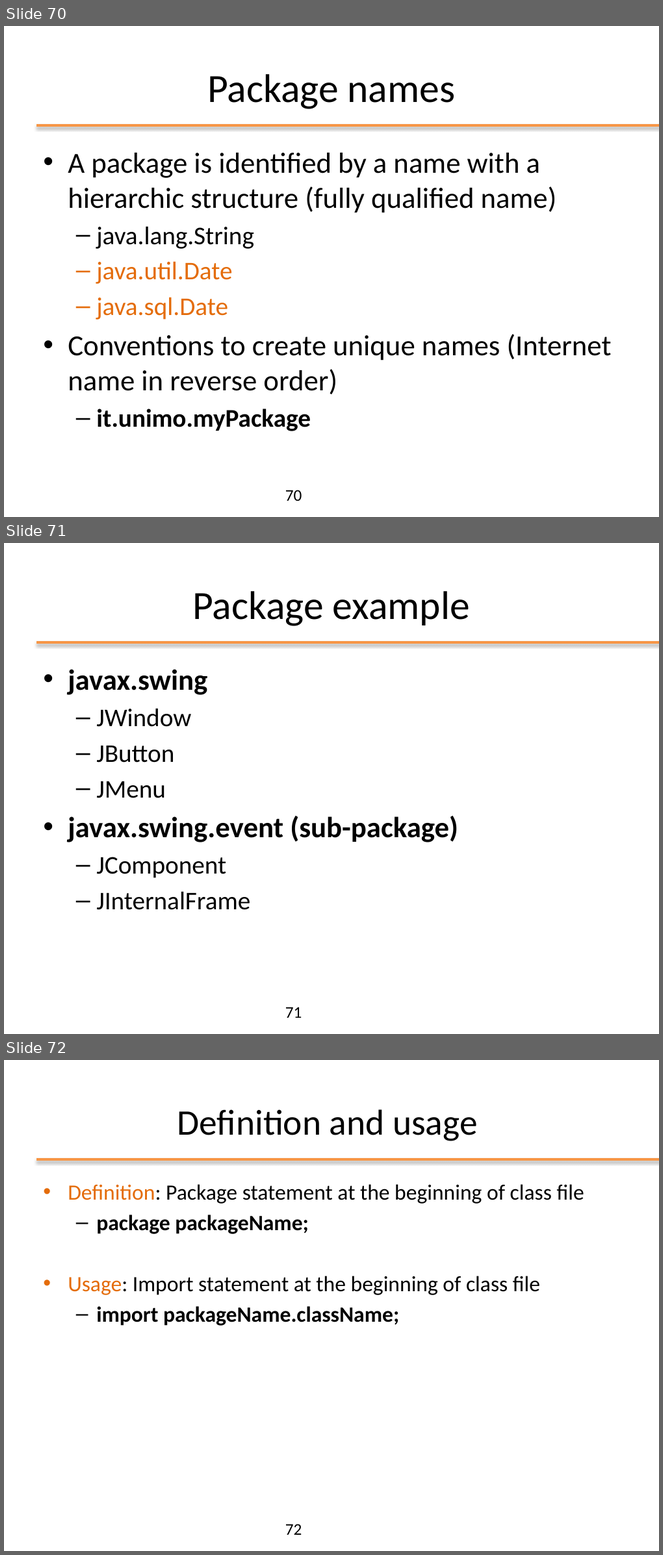
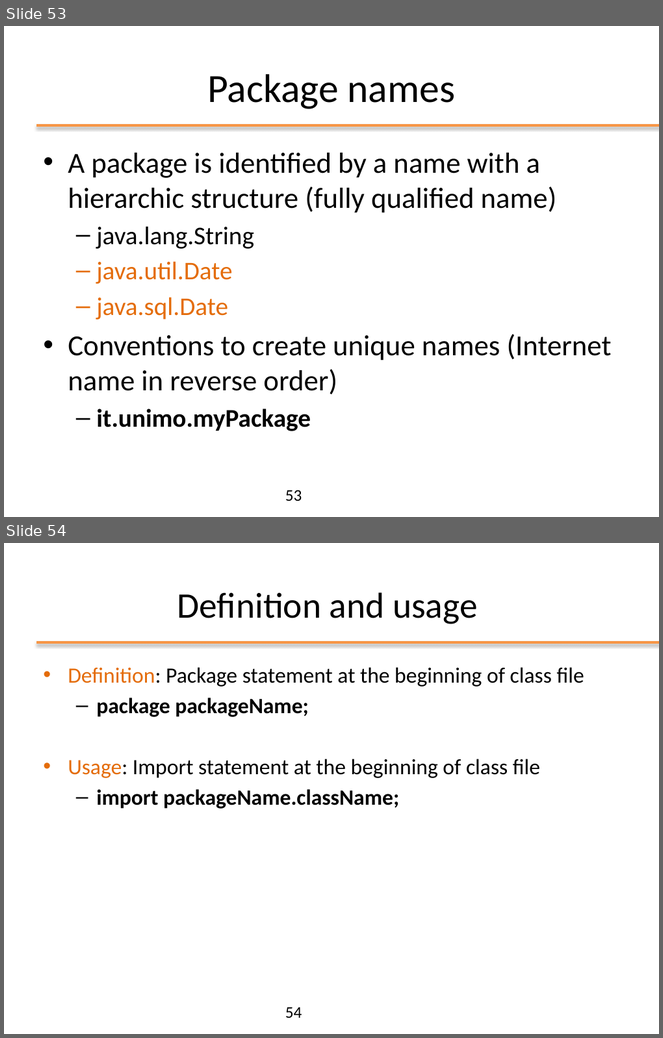
Before and after one commit to matt498/ooprogramming, a slide deck: slides/ppt/02_OOP_Basics.pptx. Shown one above the other, each under a label of ours: slides 70, 71 and 72 before the commit, slides 53 and 54 after it. The pictures are 663x1555 and 663x1038 pixels, drawn with LibreOffice and Linux fonts; fonts in the diff are those of the drawing; background and template pictures are left out. Boxes give left, top, right and bottom in pixels: in the first picture for what was removed or moved away, otherwise in the second. Text is boxed around its words. In the diff, an @@ line names an element or a change of style, - is before the commit and + after.

```diff
--- a/slides/ppt/02_OOP_Basics.pptx
+++ b/slides/ppt/02_OOP_Basics.pptx
@@ slide 71 removed at (4,543,659,1034), background #FFFFFF; not listed: 1 template element that a slide beside it also shows @@
@@ title removed at (192,591,470,626) @@
-Package example
@@ text removed at (68,669,458,910) @@
-• javax.swing
-  – JWindow
-  – JButton
-  – JMenu
-• javax.swing.event (sub-package)
-  – JComponent
-  – JInternalFrame
@@ page number removed at (285,1007,302,1018) @@
-71
@@ what was slide 70 is now slide 53 @@
@@ page number at (285,490,302,501): text changed @@
-70
+53
@@ what was slide 72 is now slide 54 @@
@@ page number at (285,1007,302,1018): text changed @@
-72
+54
```
Also in this commit, not shown: 1 slide changed, 1 slide added, 4 other files.
